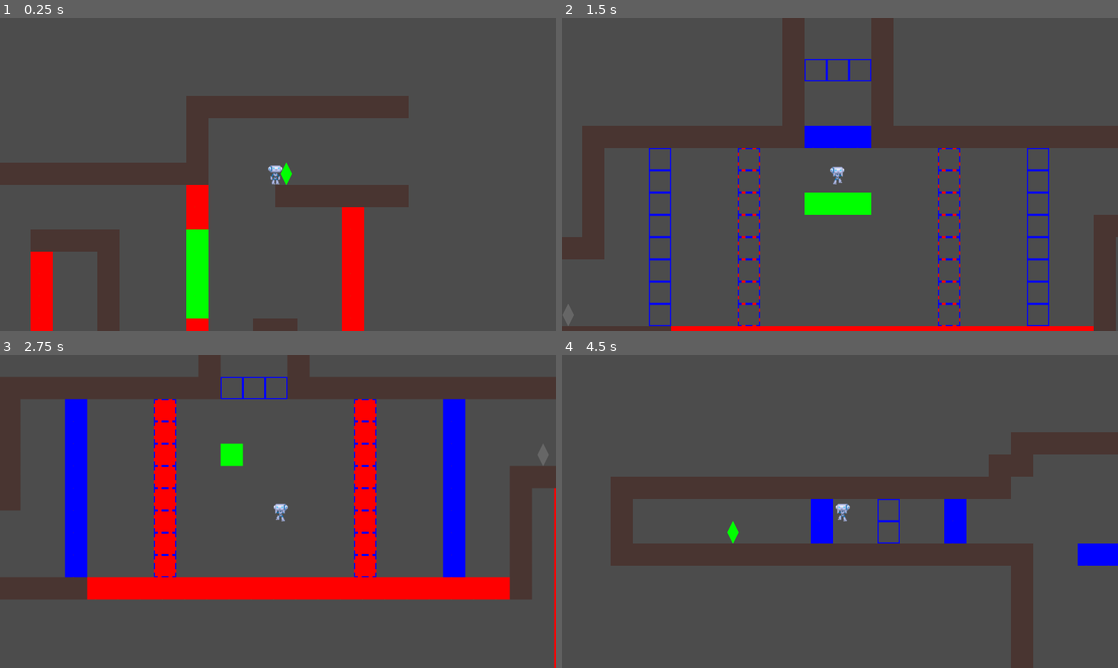
Above: before the commit, frames 1-4 (two rows, left to right).
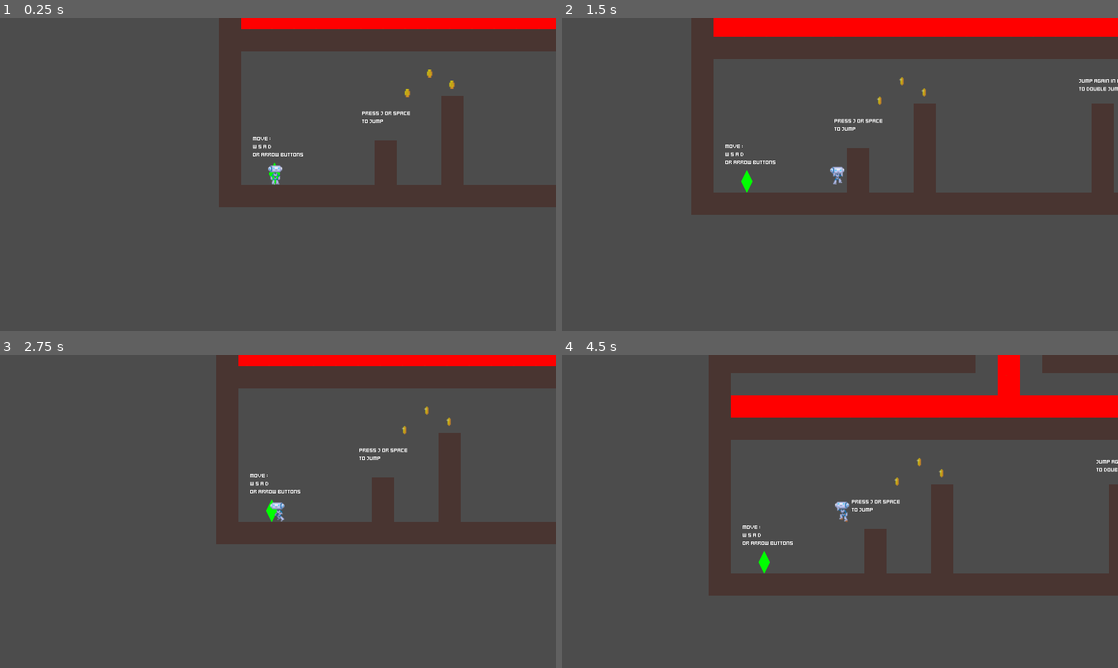
Above: after the commit, the same moments.

Repository: adadaadadade/godot_demo
Game: Godot game, scene res://scenes/level1/level1.tscn
The game is run twice, just before and just after one commit, with the same random seed, the same clock (stepped at 60 frames per second) and the same inputs.
Inputs:
- Up to frame 1 (0.25 s): no input
- Up to frame 2 (1.5 s): tap J at 0.5, 1.25 s; hold D (player_right) from 0.53 s (still down); tap K (player_change) at 0.6, 1.35 s; tap W (player_jump) at 0.77 s
- Up to frame 3 (2.75 s): tap W (player_jump) at 1.52 s; tap J at 2 s; release D (player_right) at 2.03 s; hold A (player_left) from 2.03 s (still down); tap K (player_change) at 2.1 s
- Up to frame 4 (4.5 s): tap J at 2.75, 3.5, 4.25 s; release A (player_left) at 2.78 s; hold D (player_right) 2.78-4.28 s; tap K (player_change) at 2.85, 3.6, 4.35 s; tap W (player_jump) at 3.02, 3.77 s; hold A (player_left) from 4.28 s (still down)

The runs differ from the first frame. In frame 1, 25% of the frame differs, in the area x 0-100%, y 0-100%; in frame 2, 34%; in frame 3, 35%; in frame 4, 36%, in the area x 8-100%, y 0-100%.

Commit message:
更新按键提示和导出可执行文件

Diff:
--- a/src/scenes/level1/level1.tscn
+++ b/src/scenes/level1/level1.tscn
@@ -8,6 +8,10 @@
 [ext_resource path="res://scenes/check_point/CheckPoint.tscn" type="PackedScene" id=6]
 [ext_resource path="res://scenes/scene_change_block/scene_change_block.tscn" type="PackedScene" id=7]
 [ext_resource path="res://scenes/damage_blcok/damage_blcok.tscn" type="PackedScene" id=8]
+[ext_resource path="res://assets/theme/kenney_mini_square.ttf" type="DynamicFontData" id=9]
+
+[sub_resource type="DynamicFont" id=1]
+font_data = ExtResource( 9 )
 
 [node name="level1" type="Node2D"]
 position = Vector2( 564, 456 )
@@ -19,9 +23,6 @@
 format = 1
 tile_data = PoolIntArray( -1966081, 0, 0, -2031616, 0, 0, -2031615, 0, 0, -2031614, 0, 0, -2031613, 0, 0, -2031612, 0,  …(6068 unchanged characters)…
 
-[node name="Player" parent="." instance=ExtResource( 1 )]
-position = Vector2( 4180, -1632 )
-
 [node name="CheckPoint" parent="." instance=ExtResource( 6 )]
 position = Vector2( -276, -232 )
 
@@ -1203,3 +1204,55 @@
 [node name="SceneChangeBlock3" parent="." instance=ExtResource( 7 )]
 position = Vector2( 4492, -1736 )
 scene_path = "res://scenes/level2/level2.tscn"
+
+[node name="Label" type="Label" parent="."]
+margin_left = -338.0
+margin_top = -343.5
+margin_right = -186.0
+margin_bottom = -277.5
+custom_fonts/font = SubResource( 1 )
+text = "move :
+w s a d
+or arrow buttons"
+__meta__ = {
+"_edit_use_anchors_": false
+}
+
+[node name="Label2" type="Label" parent="."]
+margin_left = -23.6273
+margin_top = -416.878
+margin_right = 116.373
+margin_bottom = -350.878
+custom_fonts/font = SubResource( 1 )
+text = "press j or space
+to jump"
+__meta__ = {
+"_edit_use_anchors_": false
+}
+
+[node name="Label3" type="Label" parent="."]
+margin_left = 680.0
+margin_top = -532.0
+margin_right = 814.0
+margin_bottom = -466.0
+custom_fonts/font = SubResource( 1 )
+text = "jump again in air
+to double jump"
+__meta__ = {
+"_edit_use_anchors_": false
+}
+
+[node name="Label4" type="Label" parent="."]
+margin_left = 987.0
+margin_top = -283.0
+margin_right = 1121.0
+margin_bottom = -217.0
+custom_fonts/font = SubResource( 1 )
+text = "press r
+to reset your charactor"
+__meta__ = {
+"_edit_use_anchors_": false
+}
+
+[node name="Player" parent="." instance=ExtResource( 1 )]
+position = Vector2( -266.122, -236.527 )
--- a/src/scenes/level2/level2.tscn
+++ b/src/scenes/level2/level2.tscn
@@ -9,6 +9,10 @@
 [ext_resource path="res://scenes/damage_blcok/damage_blcok.tscn" type="PackedScene" id=7]
 [ext_resource path="res://scenes/disappear_block/disappear_blcok.tscn" type="PackedScene" id=8]
 [ext_resource path="res://scenes/coin/coin.tscn" type="PackedScene" id=9]
+[ext_resource path="res://assets/theme/kenney_mini_square.ttf" type="DynamicFontData" id=10]
+
+[sub_resource type="DynamicFont" id=1]
+font_data = ExtResource( 10 )
 
 [node name="Level2" type="Node2D"]
 script = ExtResource( 1 )
@@ -30,9 +34,6 @@
 
 [node name="CheckPoint4" parent="." instance=ExtResource( 2 )]
 position = Vector2( 6176, 480 )
-
-[node name="Player" parent="." instance=ExtResource( 4 )]
-position = Vector2( 5336, 384 )
 
 [node name="ChangeBlock" parent="." instance=ExtResource( 6 )]
 position = Vector2( 512, 0 )
@@ -1467,3 +1468,19 @@
 tile_set = ExtResource( 3 )
 format = 1
 tile_data = PoolIntArray( -720872, 0, 0, -720871, 0, 0, -720870, 0, 0, -720869, 0, 0, -720868, 0, 0, -720867, 0, 0, -72 …(4468 unchanged characters)…
+
+[node name="Label" type="Label" parent="."]
+margin_left = 330.0
+margin_top = -39.0
+margin_right = 484.0
+margin_bottom = 27.0
+custom_fonts/font = SubResource( 1 )
+text = "press k
+to change
+the state of block"
+__meta__ = {
+"_edit_use_anchors_": false
+}
+
+[node name="Player" parent="." instance=ExtResource( 4 )]
+position = Vector2( 296.838, 23.2076 )
Binary file added: src/assets/theme/kenney_mini_square.ttf
Not shown, changed: src/export_presets.cfg
Not shown: 1 places in src/scenes/level1/level1.tscn that only renumber resources
Not shown: 1 places in src/scenes/level2/level2.tscn that only renumber resources
Not shown, changed: README.md
Not shown, added: release/Platformer.exe
Not shown, added: release/Platformer.pck
Not shown, added: release/html5/Platformer.audio.worklet.js
Not shown, added: release/html5/Platformer.html
Not shown, added: release/html5/Platformer.js
Not shown, added: release/html5/Platformer.pck
Not shown, added: release/html5/Platformer.png
(and 2 more such lines)
